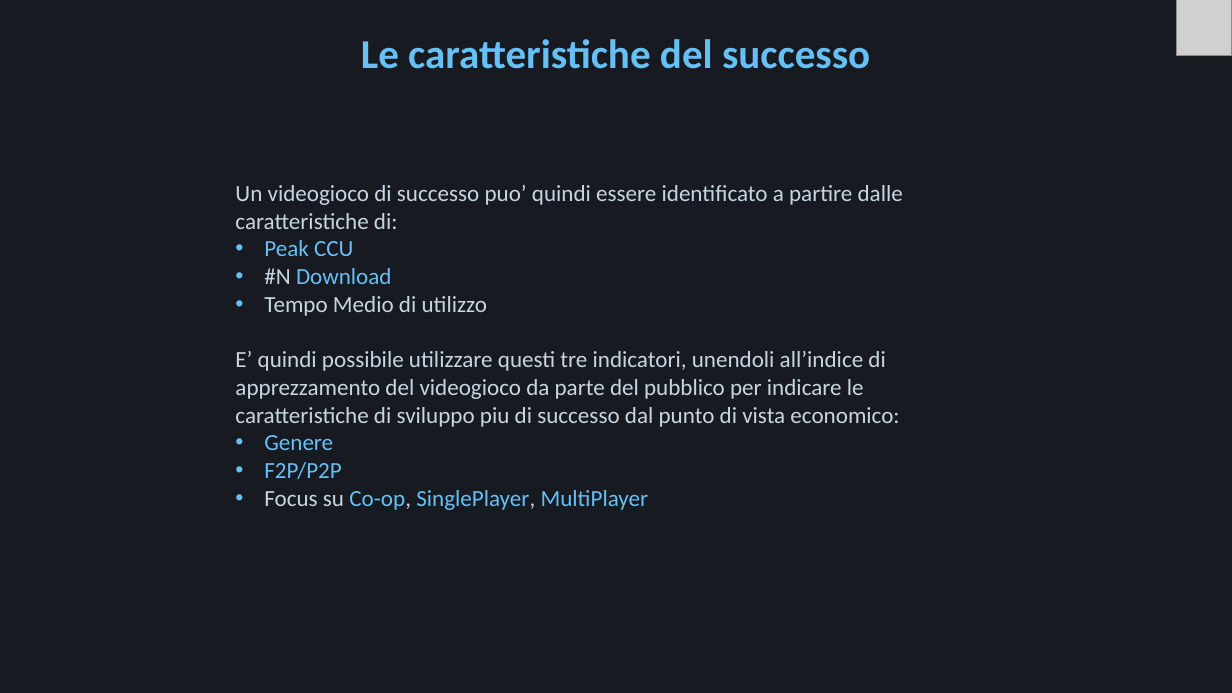
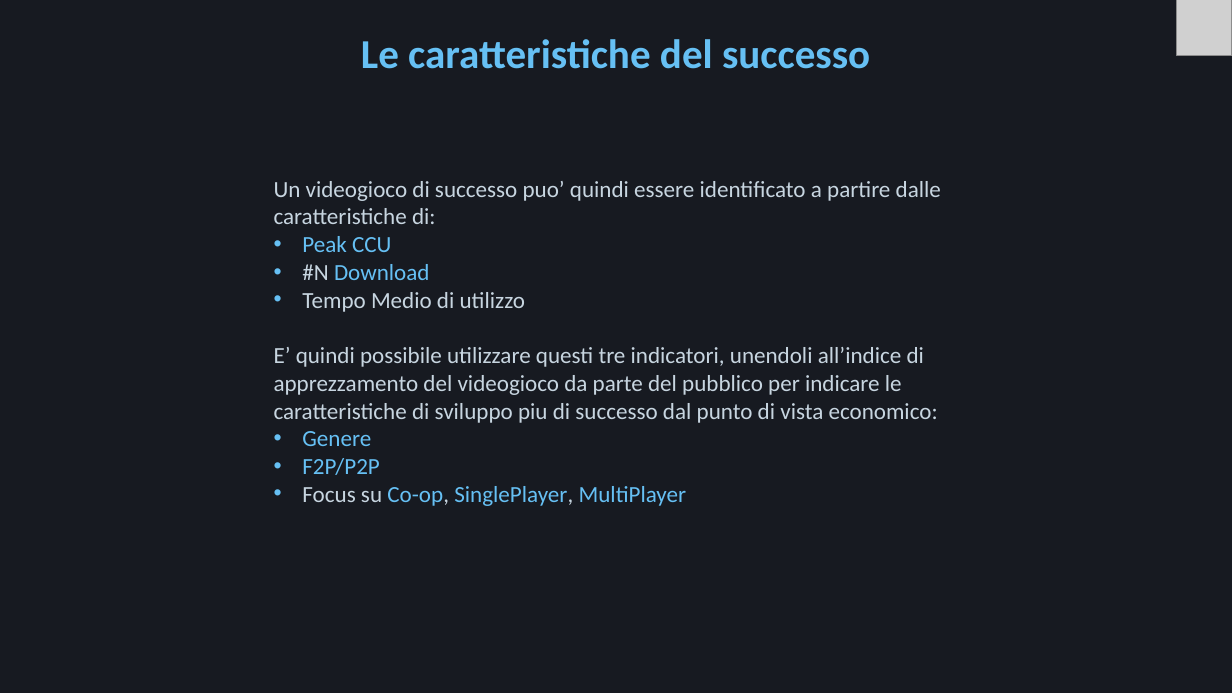
Before and after one commit to Mora11231/VisualizzazioneScientifica, a slide deck: slide 23 of Steam.pptx. Drawn at 1232x693 pixels with LibreOffice and Linux fonts; fonts in the diff are those of the drawing; grey boxes stand for pictures. Boxes give left, top, right and bottom in pixels: in the first picture for what was removed or moved away, otherwise in the second. Text is boxed around its words. In the diff, an @@ line names an element or a change of style, - is before the commit and + after.

```diff
--- a/Steam.pptx
+++ b/Steam.pptx
@@ text "Un videogioco di successo puo’ ...": place and size @@
-text "Un videogioco di successo puo’ ..." at [235,185,903,510]
+text "Un videogioco di successo puo’ ..." at [274,181,941,506]
```
Also in this commit, not shown: 12 other slides changed, 1 slide added, 1 slide removed, 4 other files.
